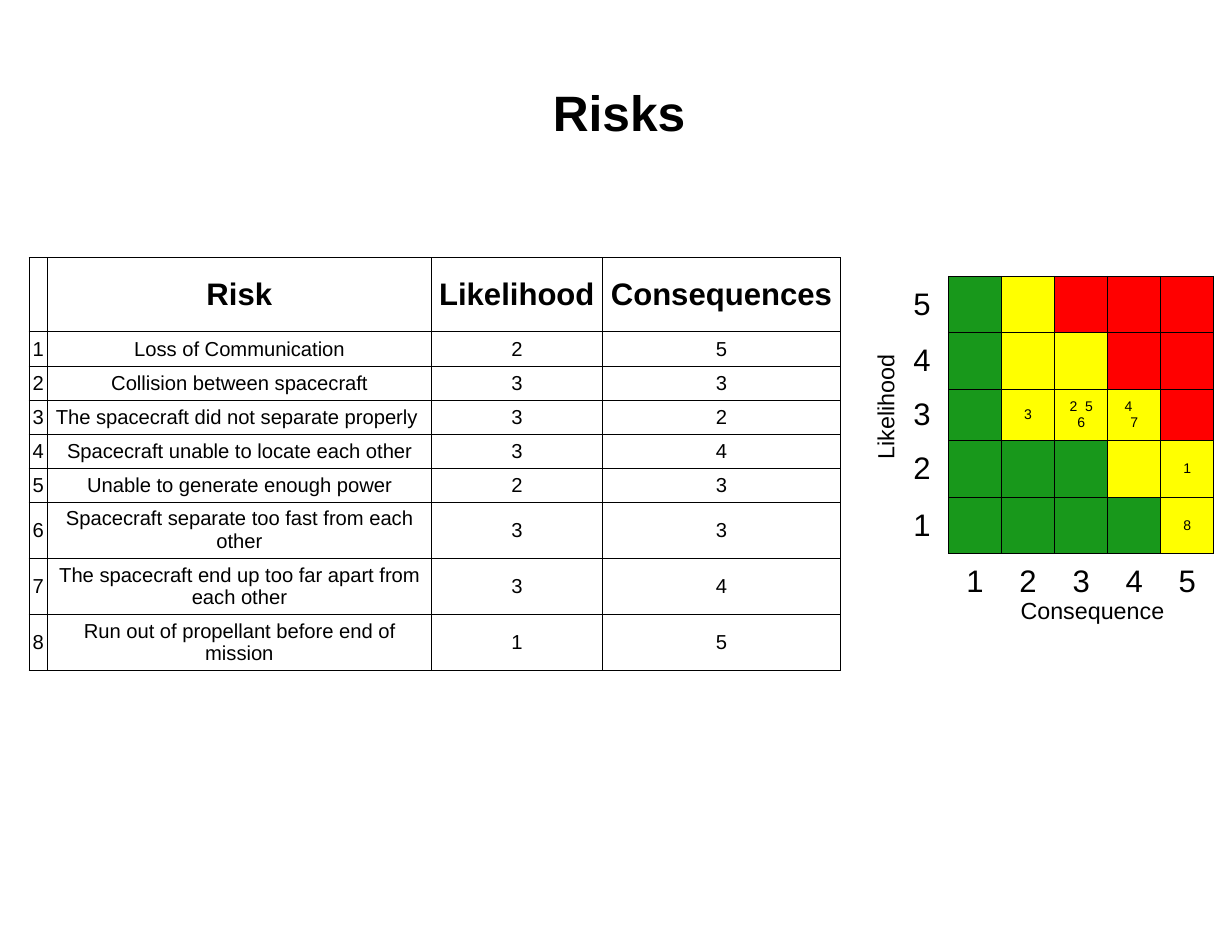
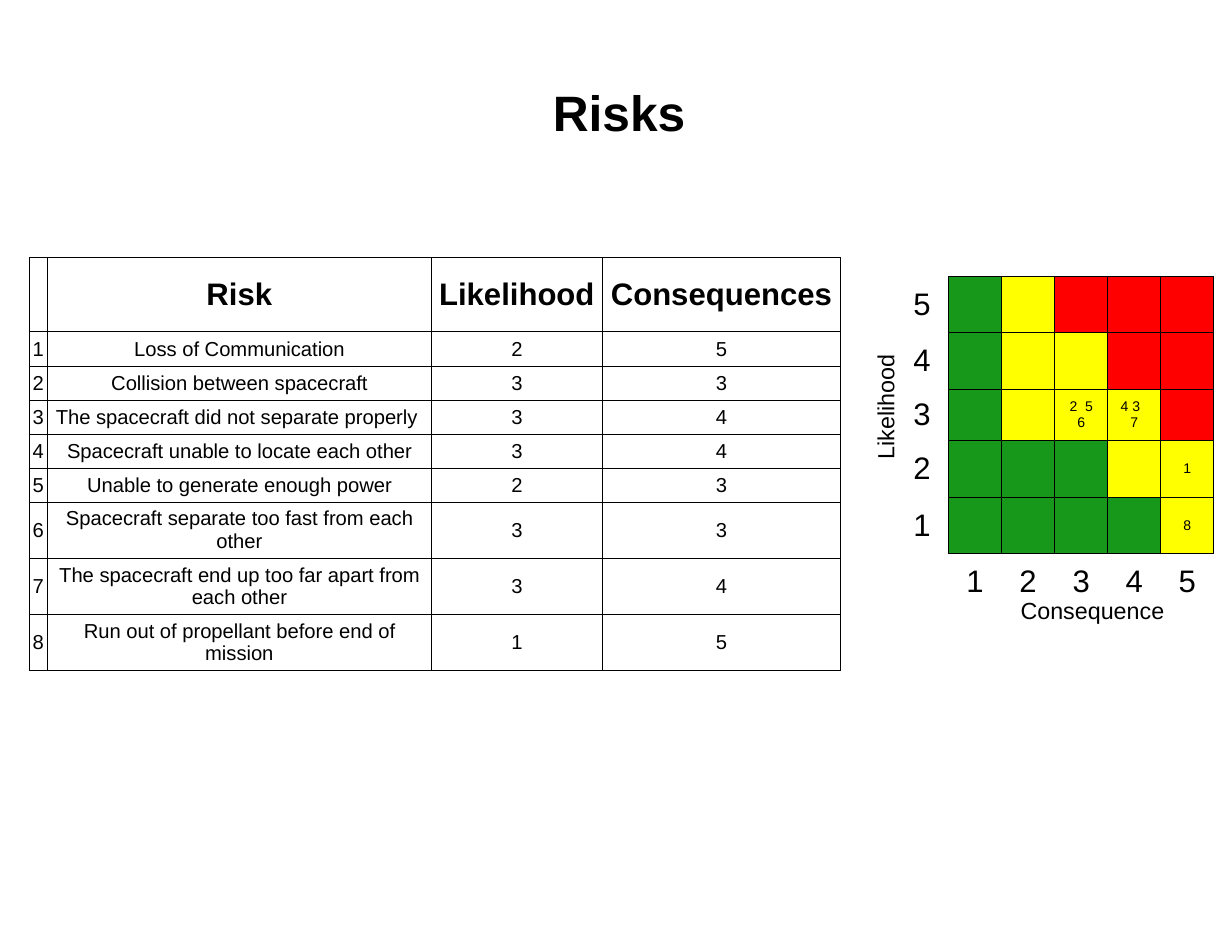
Before and after one commit to RascalSeniorDesign/Preliminary-Design, a slide deck: slide 30 of CMQA/Presentations/First-Semester-Presentation (Internal Use Only).ppt. Drawn at 1232x925 pixels with LibreOffice and Linux fonts; fonts in the diff are those of the drawing; background and template pictures are left out. Boxes give left, top, right and bottom in pixels: in the first picture for what was removed or moved away, otherwise in the second. Text is boxed around its words. In the diff, an @@ line names an element or a change of style, - is before the commit and + after.

```diff
--- a/CMQA/Presentations/First-Semester-Presentation (Internal Use Only).ppt
+++ b/CMQA/Presentations/First-Semester-Presentation (Internal Use Only).ppt
@@ table at (29, 257, 841, 665) @@
-row 4, column 4: 2
+row 4, column 4: 4
@@ table at (895, 276, 1213, 610) @@
-row 3, column 3: 3
+row 3, column 3: 
-row 3, column 5: 4 7
+row 3, column 5: 4 3 7
```
Also in this commit, not shown: 2 other slides changed.
